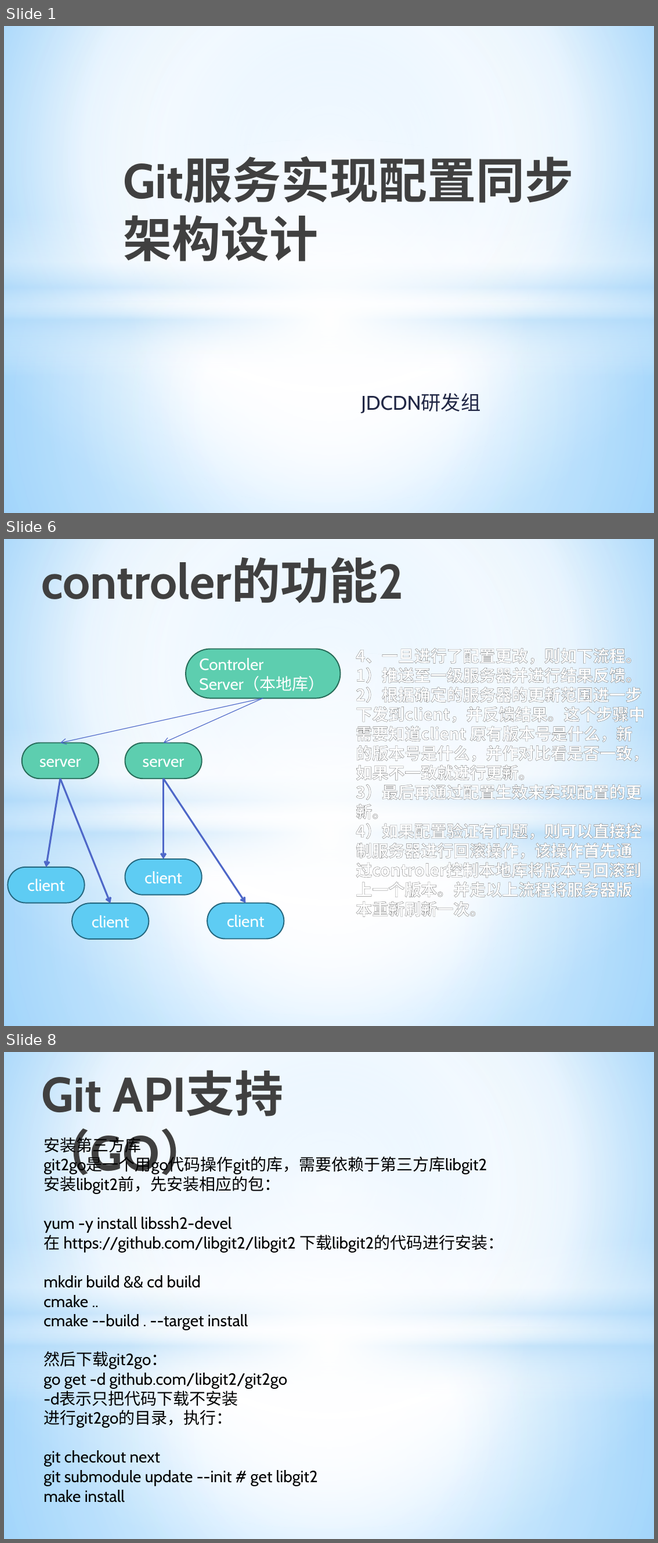
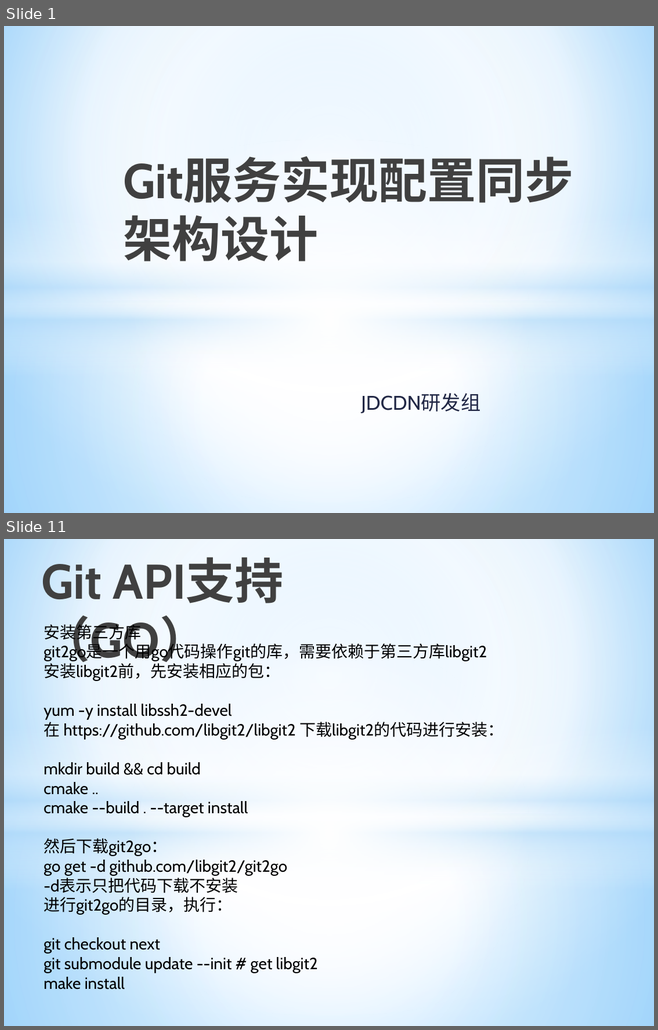
Before and after one commit to allragedbody/clasenbee, a slide deck: docs/Git集群配置方案.pptx. Shown one above the other, each under a label of ours: slides 1, 6 and 8 before the commit, slides 1 and 11 after it; the slides between them are not shown. The pictures are 658x1543 and 658x1030 pixels, drawn with LibreOffice and Linux fonts; fonts in the diff are those of the drawing. Boxes give left, top, right and bottom in pixels: in the first picture for what was removed or moved away, otherwise in the second. Text is boxed around its words. In the diff, an @@ line names an element or a change of style, - is before the commit and + after.

```diff
--- a/docs/Git集群配置方案.pptx
+++ b/docs/Git集群配置方案.pptx
@@ slide 6 removed at bbox=[4, 539, 654, 1026], background gradient #9ED5FF to #FFFFFF to #5BB9FF; not listed: 4 template elements that a slide beside it also shows @@
@@ title removed at bbox=[41, 558, 404, 603] @@
-controler的功能2
@@ rounded rectangle removed at bbox=[186, 649, 340, 698] @@
-Controler
-Server（本地库）
@@ text removed at bbox=[355, 646, 648, 917] @@
-4、一旦进行了配置更改，则如下流程。
-1）推送至一级服务器并进行结果反馈。2）根据确定的服务器的更新范围进一步下发到client，并反馈结果。这个步骤中需要知道client 原有版本号是什么，新的版本号是什么，并作对比看是否一致，如果不一致就进行更新。
-3）最后再通过配置生效来实现配置的更新。
-4）如果配置验证有问题，则可以直接控制服务器进行回滚操作，该操作首先通过controler控制本地库将版本号回滚到上一个版本。并走以上流程将服务器版本重新刷新一次。
@@ arrow removed from (263, 698) to (60, 743) @@
@@ arrow removed from (263, 698) to (163, 743) @@
@@ rounded rectangle removed at bbox=[22, 743, 99, 779] @@
-server
@@ rounded rectangle removed at bbox=[125, 743, 201, 779] @@
-server
@@ arrow removed from (60, 779) to (46, 867) @@
@@ arrow removed from (60, 779) to (111, 903) @@
@@ arrow removed from (163, 779) to (163, 859) @@
@@ arrow removed from (163, 779) to (246, 903) @@
@@ rounded rectangle removed at bbox=[8, 867, 85, 903] @@
-client
@@ rounded rectangle removed at bbox=[125, 859, 201, 895] @@
-client
@@ rounded rectangle removed at bbox=[72, 903, 149, 939] @@
-client
@@ rounded rectangle removed at bbox=[208, 903, 284, 939] @@
-client
@@ what was slide 8 is now slide 11 @@
```
Also in this commit, not shown: 4 slides changed, 8 slides added, 6 other slides removed.
